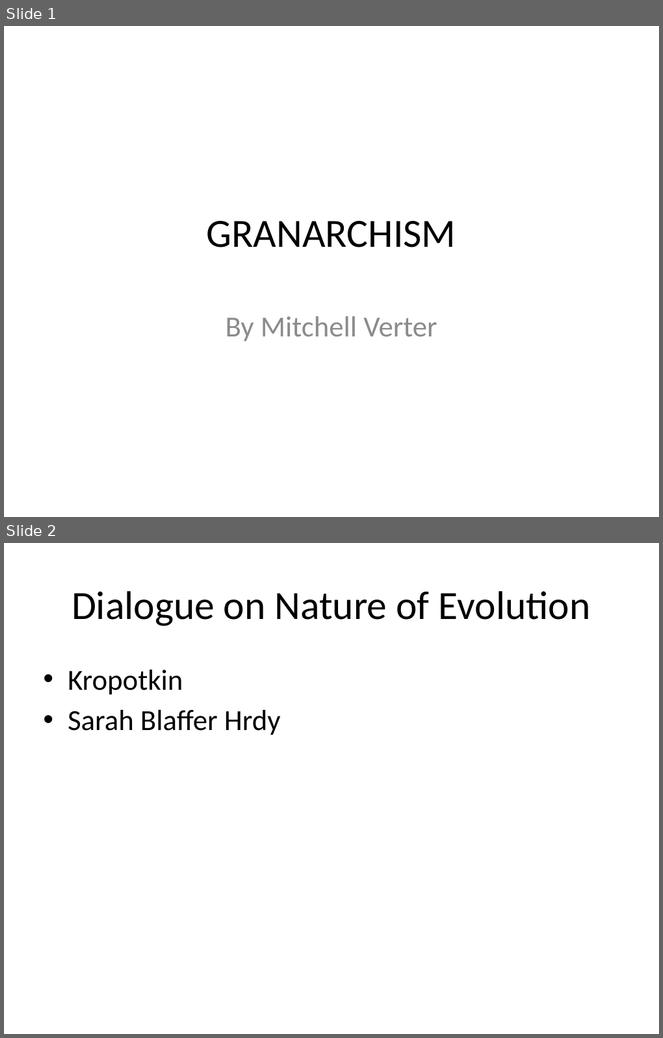
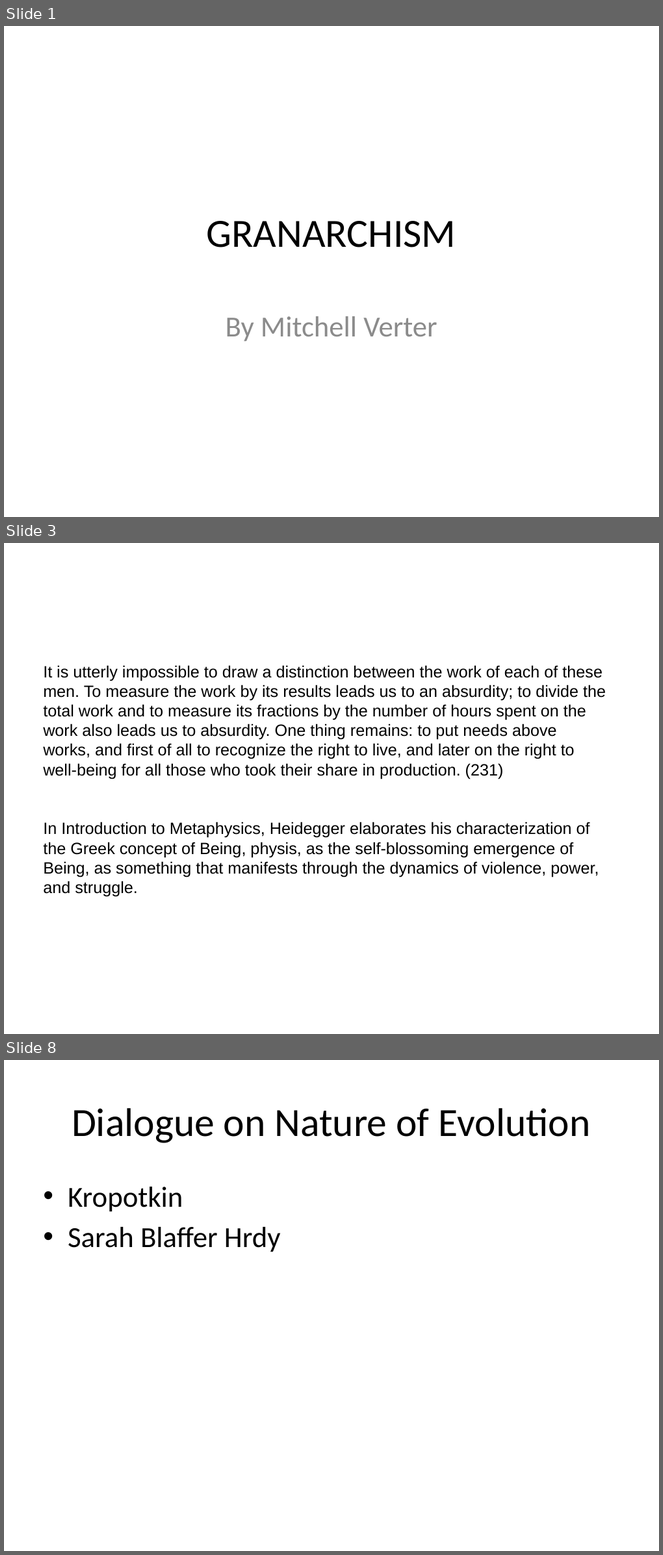
Before and after one commit to mcverter/Dissertation, a slide deck: work/__NEWEST__/KaG/220807_ASN_GRANARCHISM.pptx. Shown one above the other, each under a label of ours: slides 1 and 2 before the commit, slides 1, 3 and 8 after it; the slides between them are not shown. The pictures are 663x1038 and 663x1555 pixels, drawn with LibreOffice and Linux fonts; fonts in the diff are those of the drawing. Boxes give left, top, right and bottom in pixels: in the first picture for what was removed or moved away, otherwise in the second. Text is boxed around its words. In the diff, an @@ line names an element or a change of style, - is before the commit and + after.

```diff
--- a/work/__NEWEST__/KaG/220807_ASN_GRANARCHISM.pptx
+++ b/work/__NEWEST__/KaG/220807_ASN_GRANARCHISM.pptx
@@ slide 3 added at [4, 543, 659, 1034], background #FFFFFF @@
@@ text added at [43, 665, 606, 894], 18 pt, text #000000 @@
+It is utterly impossible to draw a distinction between the work of each of these men. To measure the work by its results leads us to an absurdity; to divide the total work and to measure its fractions by the number of hours spent on the work also leads us to absurdity. One thing remains: to put needs above works, and first of all to recognize the right to live, and later on the right to well-being for all those who took their share in production. (231)
+In Introduction to Metaphysics, Heidegger elaborates his characterization of the Greek concept of Being, physis, as the self-blossoming emergence of Being, as something that manifests through the dynamics of violence, power, and struggle.
@@ what was slide 2 is now slide 8 @@
```
Also in this commit, not shown: 5 other slides added, 2 other files.
